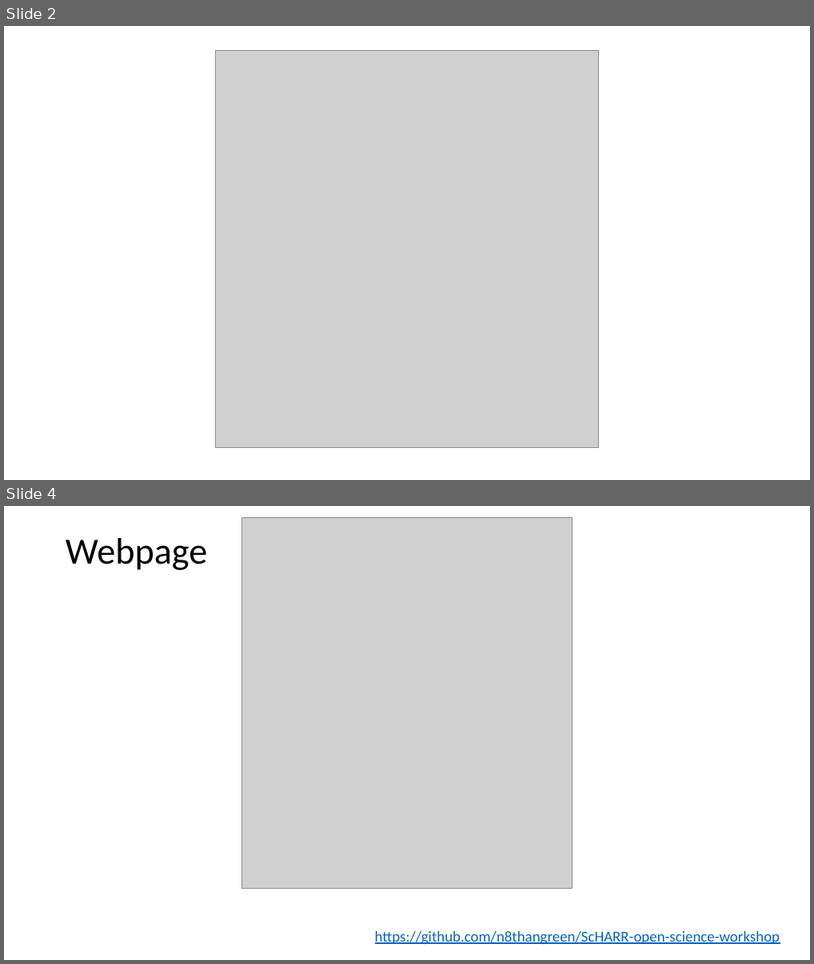
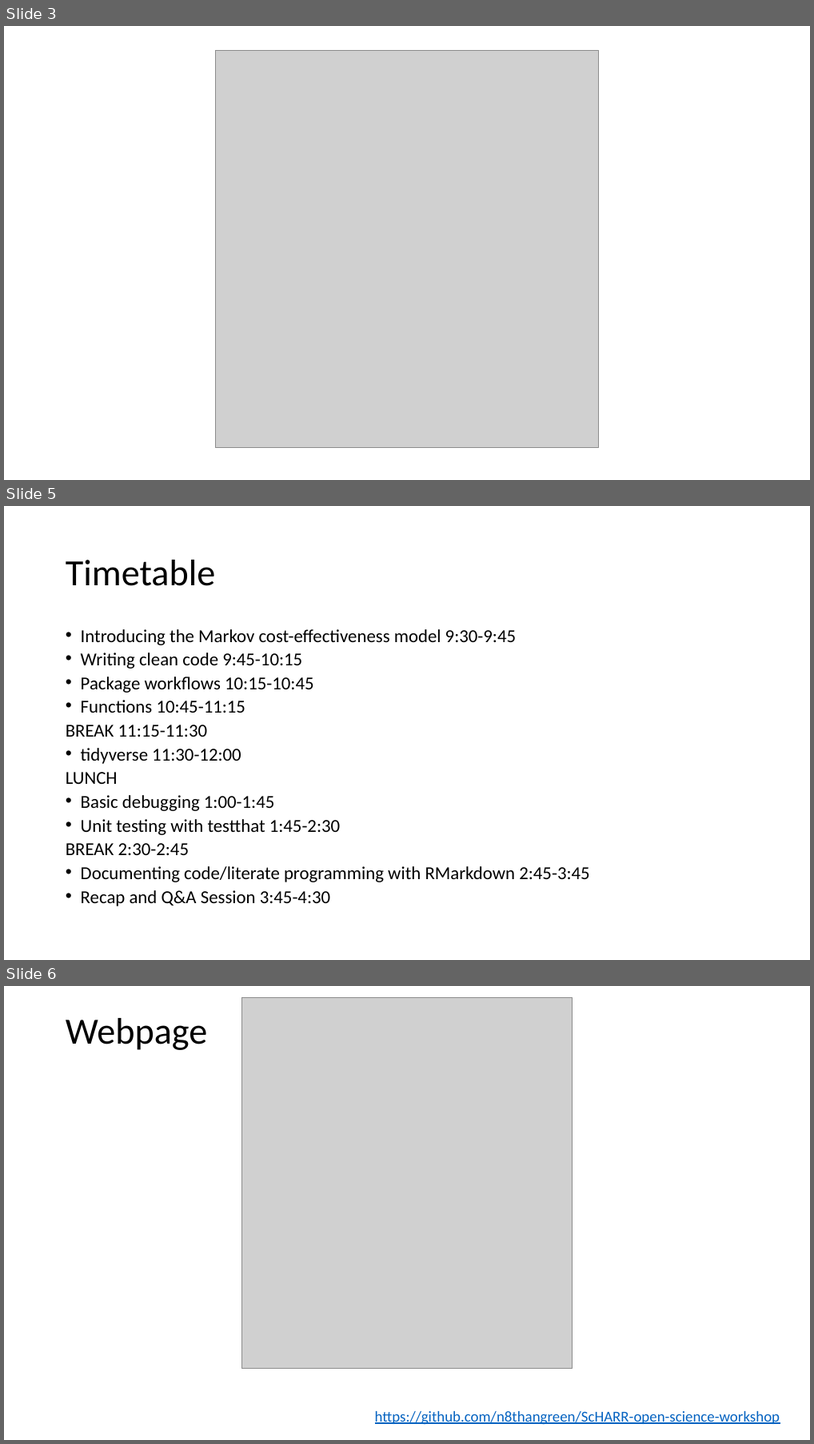
Before and after one commit to sophiefeldmanbright/ScHARR-open-science-workshop, a slide deck: content/resources/Introduction.pptx. Shown one above the other, each under a label of ours: slides 2 and 4 before the commit, slides 3, 5 and 6 after it; the slides between them are not shown. The pictures are 814x964 and 814x1444 pixels, drawn with LibreOffice and Linux fonts; fonts in the diff are those of the drawing; grey boxes stand for pictures. Boxes give left, top, right and bottom in pixels: in the first picture for what was removed or moved away, otherwise in the second. Text is boxed around its words. In the diff, an @@ line names an element or a change of style, - is before the commit and + after.

```diff
--- a/content/resources/Introduction.pptx
+++ b/content/resources/Introduction.pptx
@@ slide 5 added at [4, 506, 810, 960], background #FFFFFF @@
@@ title added at [66, 560, 216, 586], 44 pt, text #000000 @@
+Timetable
@@ text added at [66, 629, 590, 906], 21.7 pt, text #000000 @@
+• Introducing the Markov cost-effectiveness model 9:30-9:45
+• Writing clean code 9:45-10:15
+• Package workflows 10:15-10:45
+• Functions 10:45-11:15
+BREAK 11:15-11:30
+• tidyverse 11:30-12:00
+LUNCH
+• Basic debugging 1:00-1:45
+• Unit testing with testthat 1:45-2:30
+BREAK 2:30-2:45
+• Documenting code/literate programming with RMarkdown 2:45-3:45
+• Recap and Q&A Session 3:45-4:30
@@ what was slide 2 is now slide 3 @@
@@ what was slide 4 is now slide 6 @@
```
Also in this commit, not shown: 3 other slides added, 2 slides removed, 12 other files.
